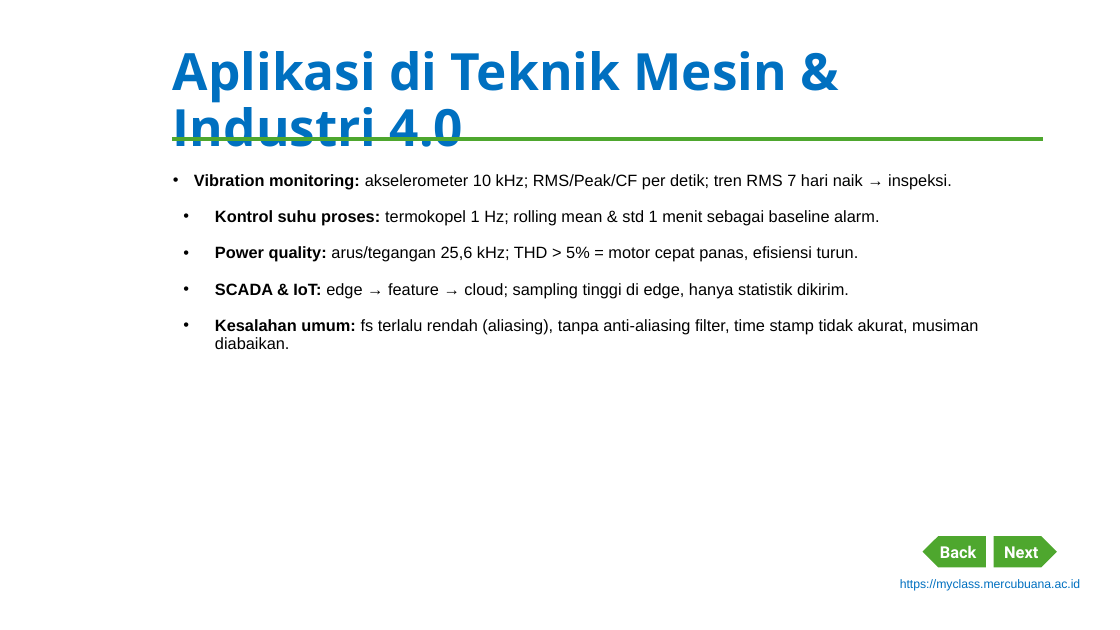
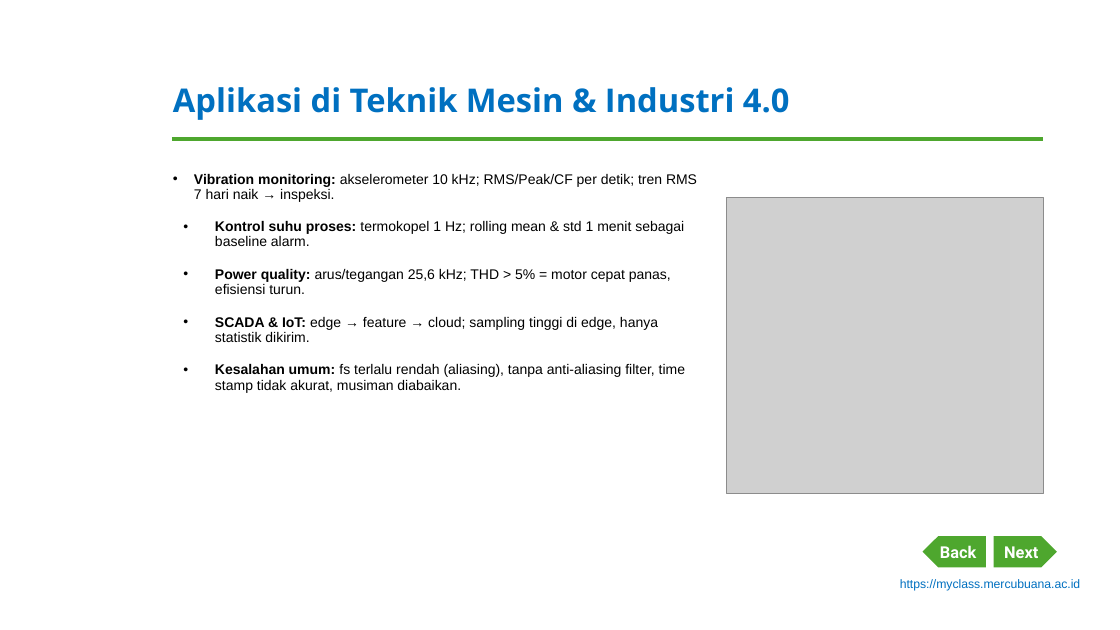
Before and after one commit to dedik-romahadi/Mechanical-Engineering-Courses, a slide deck: slide 8 of Optimalisasi-dan-Automasi/Modul-Word/Modul-1-Pengantar-Time-Series-Data.pptx. Drawn at 1120x630 pixels with LibreOffice and Linux fonts; fonts in the diff are those of the drawing; grey boxes stand for pictures; background and template pictures are left out. Boxes give left, top, right and bottom in pixels: in the first picture for what was removed or moved away, otherwise in the second. Text is boxed around its words. In the diff, an @@ line names an element or a change of style, - is before the commit and + after.

```diff
--- a/Optimalisasi-dan-Automasi/Modul-Word/Modul-1-Pengantar-Time-Series-Data.pptx
+++ b/Optimalisasi-dan-Automasi/Modul-Word/Modul-1-Pengantar-Time-Series-Data.pptx
@@ title "Aplikasi di Teknik Mesin & ..." at bbox=[173, 87, 790, 120]: size 44 to 28 pt @@
@@ text "Vibration monitoring: akselerometer 10 kHz; ..." at bbox=[194, 174, 697, 393]: size 14 to 12 pt; less space between paragraphs @@
@@ picture added at bbox=[727, 197, 1043, 493] @@
```
Also in this commit, not shown: 9 other slides changed, 2 other files.
